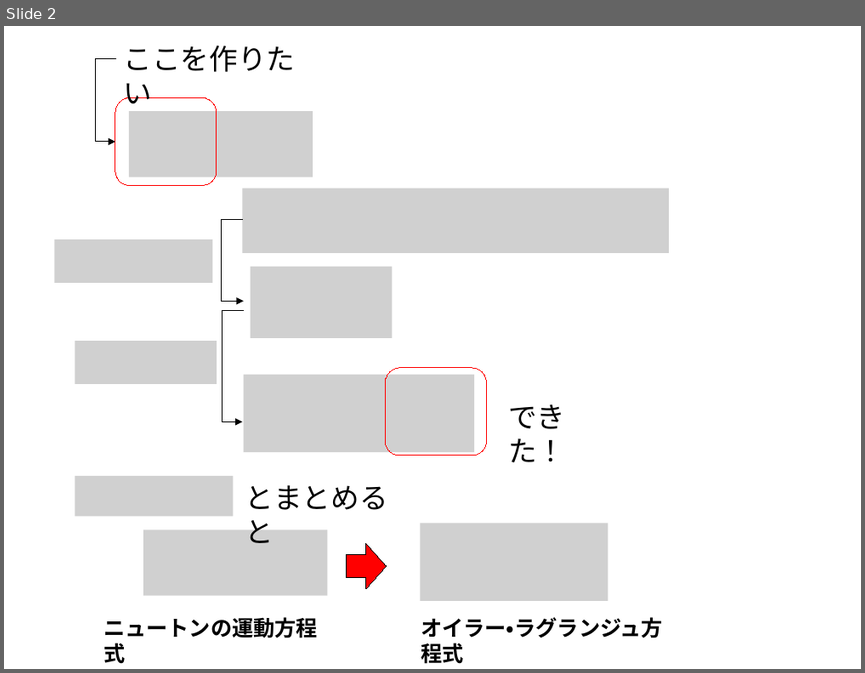
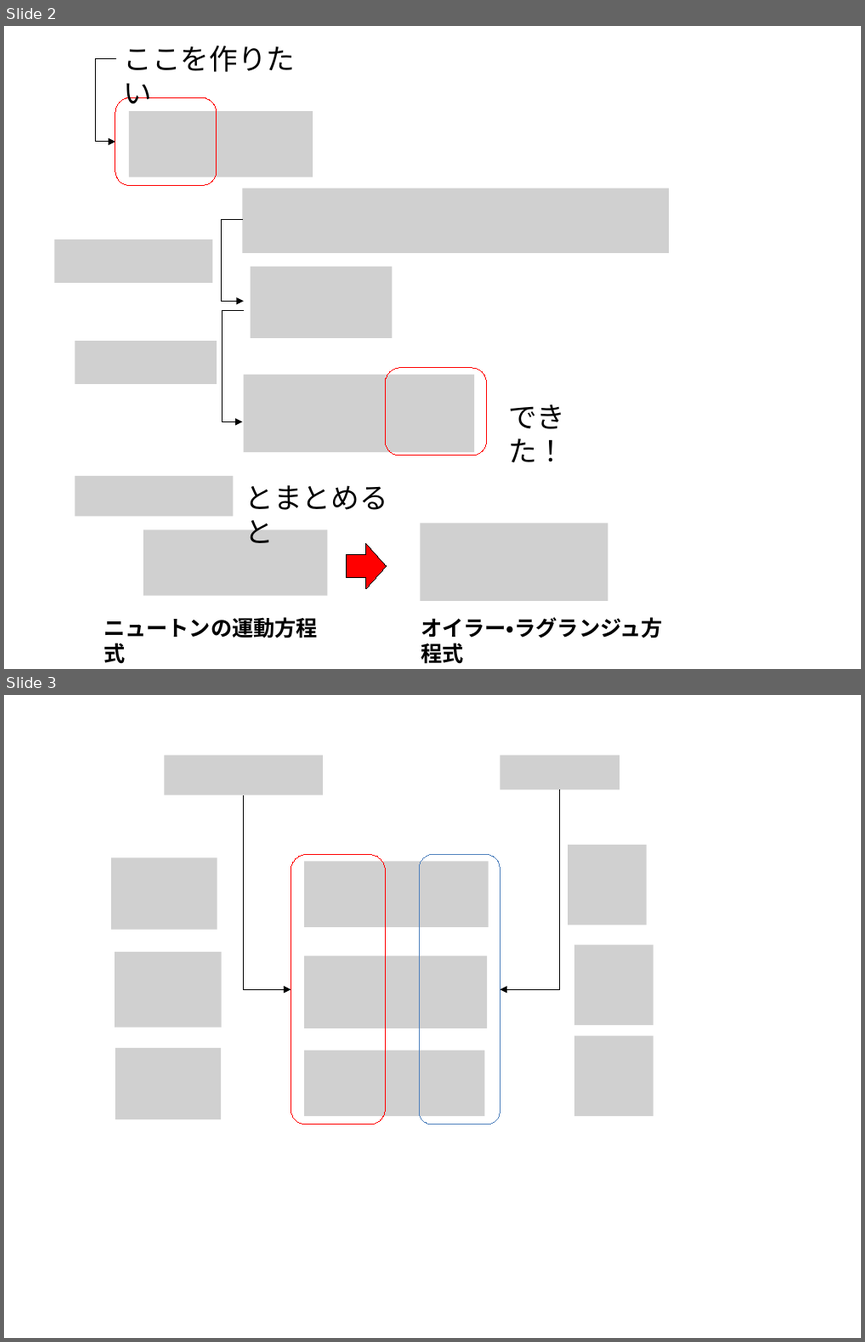
Before and after one commit to kaityo256/classical_mechanics, a slide deck: hamilton_principle/fig/fig.pptx. Shown one above the other, each under a label of ours: slide 2 before the commit, slides 2 and 3 after it. The pictures are 865x673 and 865x1342 pixels, drawn with LibreOffice and Linux fonts; fonts in the diff are those of the drawing; grey boxes stand for pictures. Boxes give left, top, right and bottom in pixels: in the first picture for what was removed or moved away, otherwise in the second. Text is boxed around its words. In the diff, an @@ line names an element or a change of style, - is before the commit and + after.

```diff
--- a/hamilton_principle/fig/fig.pptx
+++ b/hamilton_principle/fig/fig.pptx
@@ slide 3 added at (x1=4, y1=695, x2=861, y2=1338), background #FFFFFF @@
@@ picture added at (x1=164, y1=755, x2=323, y2=794) @@
@@ picture added at (x1=500, y1=755, x2=619, y2=789) @@
@@ elbow arrow added from (243, 795) to (291, 990), #000000 0.75 pt @@
@@ elbow arrow added from (559, 790) to (500, 990), #000000 0.75 pt @@
@@ picture added at (x1=568, y1=844, x2=647, y2=925) @@
@@ picture added at (x1=111, y1=858, x2=216, y2=930) @@
@@ rounded rectangle added at (x1=291, y1=854, x2=386, y2=1124), outline #FF0000 0.75 pt @@
@@ picture added at (x1=304, y1=862, x2=488, y2=927) @@
@@ rounded rectangle added at (x1=419, y1=854, x2=500, y2=1124), outline #4F81BD 0.75 pt @@
@@ picture added at (x1=574, y1=944, x2=653, y2=1025) @@
@@ picture added at (x1=114, y1=951, x2=221, y2=1027) @@
@@ picture added at (x1=304, y1=955, x2=487, y2=1028) @@
@@ picture added at (x1=115, y1=1048, x2=221, y2=1120) @@
@@ picture added at (x1=304, y1=1049, x2=484, y2=1116) @@
@@ picture added at (x1=574, y1=1035, x2=653, y2=1116) @@
```
Also in this commit, not shown: 2 other files.
